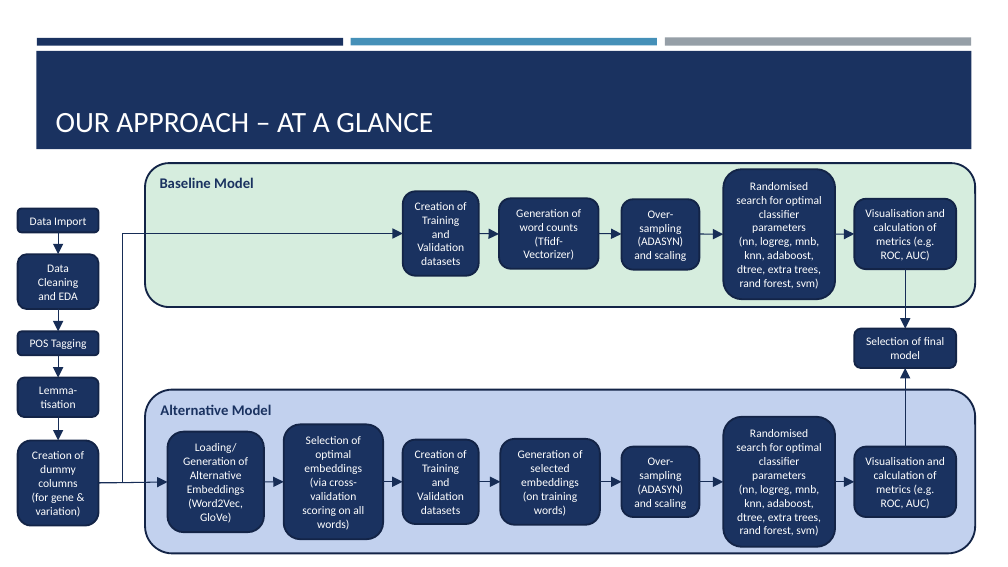
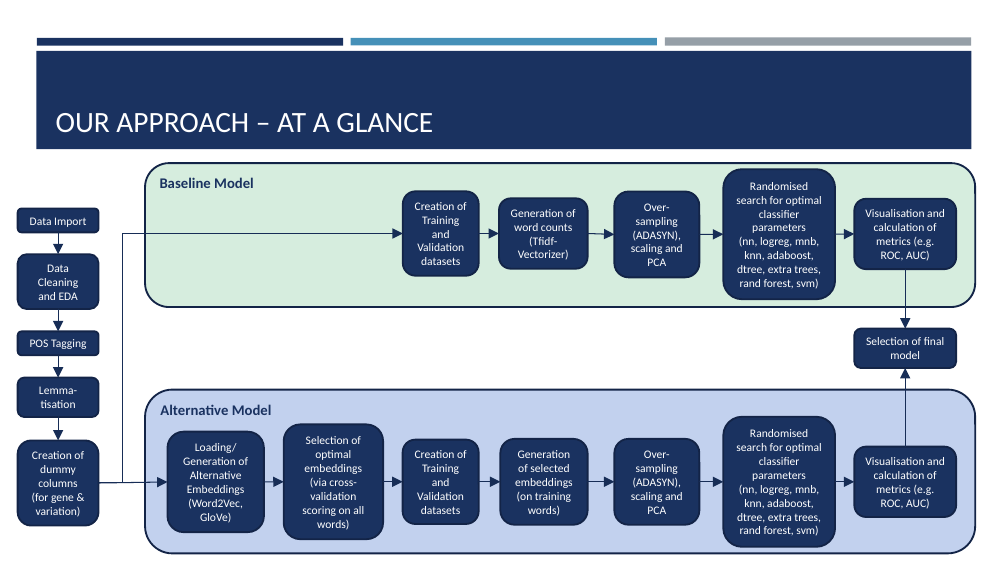
Before and after one commit to yuchye/Capstone, a slide deck: slide 4 of Capstone_Presentation.pptx. Drawn at 1008x567 pixels with LibreOffice and Linux fonts; fonts in the diff are those of the drawing. Boxes give left, top, right and bottom in pixels: in the first picture for what was removed or moved away, otherwise in the second. Text is boxed around its words. In the diff, an @@ line names an element or a change of style, - is before the commit and + after.

```diff
--- a/Capstone_Presentation.pptx
+++ b/Capstone_Presentation.pptx
@@ rounded rectangle "Generation of word counts": place and size @@
-rounded rectangle "Generation of word counts" at box(499, 198, 599, 268)
+rounded rectangle "Generation of word counts" at box(499, 198, 588, 268)
@@ rounded rectangle "Over-sampling": place and size @@
-rounded rectangle "Over-sampling" at box(622, 200, 699, 270)
+rounded rectangle "Over-sampling" at box(615, 191, 699, 278)
@@ arrow moved from (599, 234) - (622, 234) to (588, 234) - (615, 234) @@
@@ text in rounded rectangle at box(631, 230, 683, 266): text changed @@
-(ADASYN)
-and scaling
+(ADASYN), scaling and PCA
@@ rounded rectangle "Generation of selected embeddings": place and size @@
-rounded rectangle "Generation of selected embeddings" at box(501, 439, 600, 526)
+rounded rectangle "Generation of selected embeddings" at box(501, 439, 588, 526)
@@ rounded rectangle "Over-sampling": place and size @@
-rounded rectangle "Over-sampling" at box(622, 447, 699, 517)
+rounded rectangle "Over-sampling" at box(615, 439, 699, 526)
@@ text in rounded rectangle at box(631, 477, 683, 514): text changed @@
-(ADASYN) and scaling
+(ADASYN), scaling and PCA
@@ arrow moved from (600, 482) - (622, 482) to (588, 482) - (615, 482) @@
```
Also in this commit, not shown: 2 other slides changed, 10 other files.
